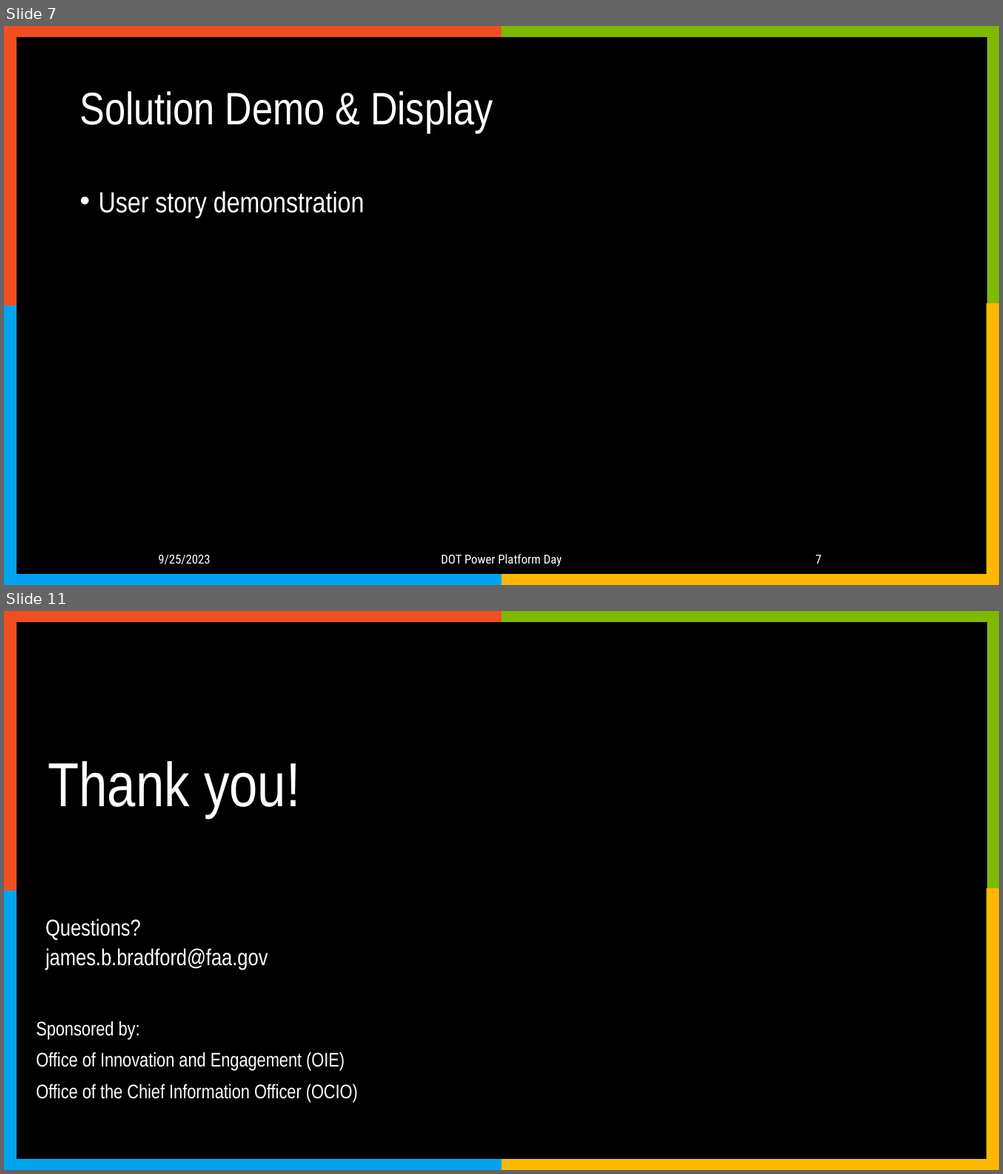
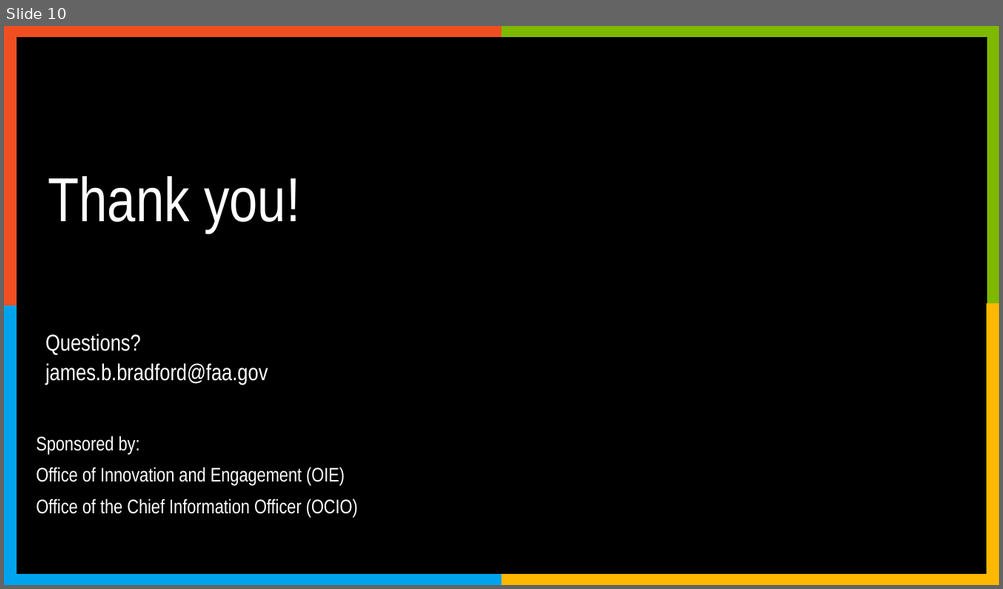
Before and after one commit to blakeZTL/DOT-PowerPlatformDay, a slide deck: Eagle Eye Presentation.pptx. Shown one above the other, each under a label of ours: slides 7 and 11 before the commit, slide 10 after it; the slides between them are not shown. The pictures are 1003x1174 and 1003x589 pixels, drawn with LibreOffice and Linux fonts; fonts in the diff are those of the drawing; background and template pictures are left out. Boxes give left, top, right and bottom in pixels: in the first picture for what was removed or moved away, otherwise in the second. Text is boxed around its words. In the diff, an @@ line names an element or a change of style, - is before the commit and + after.

```diff
--- a/Eagle Eye Presentation.pptx
+++ b/Eagle Eye Presentation.pptx
@@ slide 7 removed at bbox=[4, 26, 999, 585], background #000000; not listed: 8 template elements that a slide beside it also shows @@
@@ title removed at bbox=[79, 91, 492, 133] @@
-Solution Demo & Display
@@ text removed at bbox=[99, 191, 364, 218] @@
-• User story demonstration
@@ text removed at bbox=[158, 555, 210, 565] @@
-9/25/2023
@@ text removed at bbox=[441, 554, 561, 567] @@
-DOT Power Platform Day
@@ page number removed at bbox=[815, 555, 821, 564] @@
-7
@@ what was slide 11 is now slide 10 @@
```
Also in this commit, not shown: 9 slides changed.
